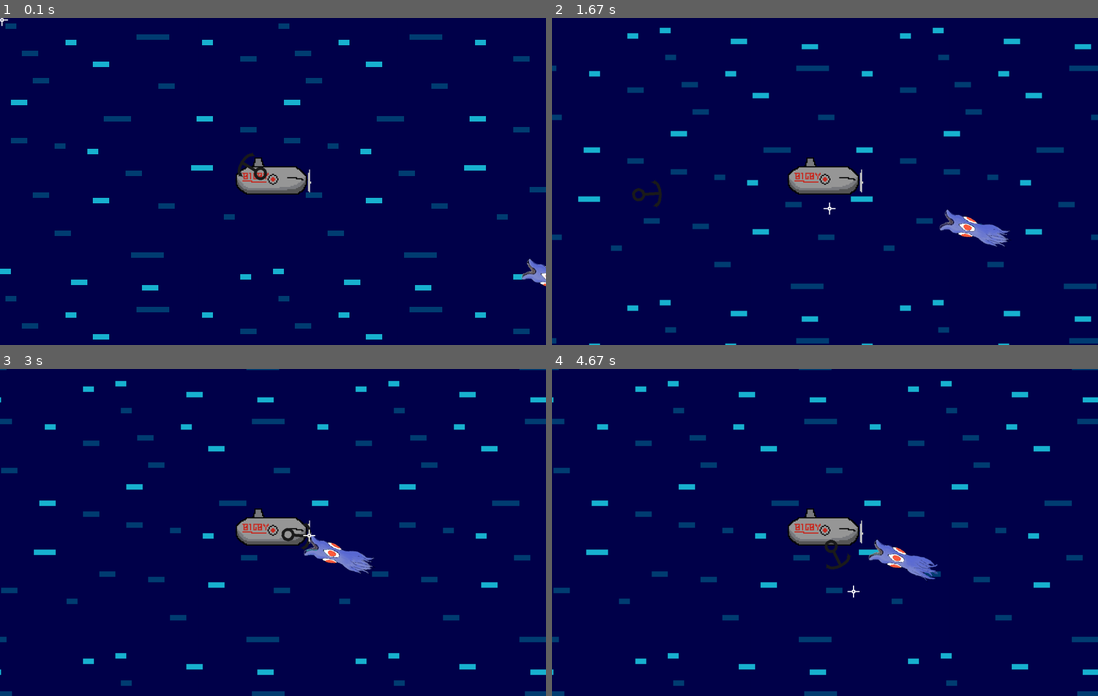
Above: before the commit, frames 1-4 (two rows, left to right).
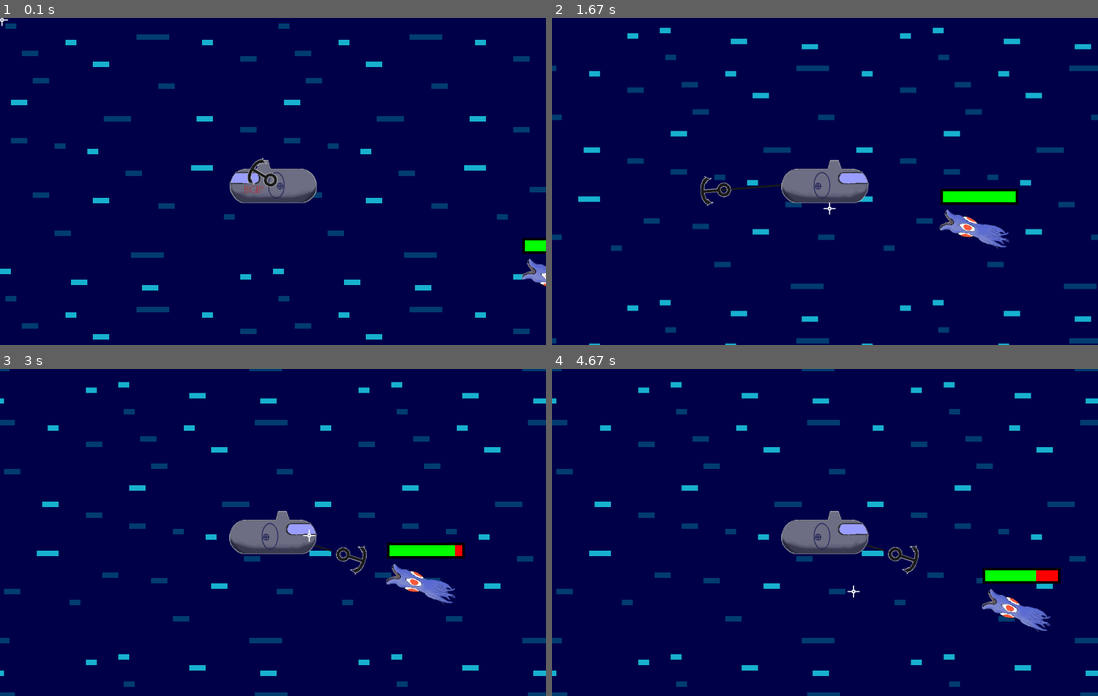
Above: after the commit, the same moments.

Repository: CurryMan1/Pygame-Halloween-GameJam-2023
Game: pygame game, started from main.py
The game is run twice, just before and just after one commit, with the same random seed, the same clock (stepped at 60 frames per second) and the same inputs.
Inputs (mouse positions are in pixels of both pictures, inside the frame that each line leads up to):
- Up to frame 1 (0.1 s): no input
- Up to frame 2 (1.67 s): press the mouse at (693, 184) at 0.37 s; move the mouse to (786, 217) at 0.47 s; release the mouse at (879, 253) at 0.6 s; tap Space at 0.73, 1.03 s; click (655, 132) at 0.75 s; press the mouse at (693, 184) at 1.2 s; move the mouse to (748, 224) at 1.3 s; release the mouse at (797, 266) at 1.43 s; press the mouse at (693, 184) at 1.53 s; move the mouse to (830, 207) at 1.63 s
- Up to frame 3 (3 s): release the mouse at (414, 584) at 1.77 s; press the mouse at (141, 535) at 1.87 s; move the mouse to (300, 578) at 1.97 s; release the mouse at (464, 617) at 2.1 s; press the mouse at (141, 535) at 2.2 s; move the mouse to (262, 506) at 2.3 s; release the mouse at (387, 473) at 2.43 s; click (464, 594) at 2.55 s; press the mouse at (464, 594) at 2.87 s; move the mouse to (311, 535) at 2.97 s
- Up to frame 4 (4.67 s): release the mouse at (704, 473) at 3.1 s; press the mouse at (1016, 594) at 3.2 s; move the mouse to (835, 624) at 3.3 s; release the mouse at (661, 653) at 3.43 s; press the mouse at (1016, 594) at 3.53 s; move the mouse to (868, 578) at 3.63 s; release the mouse at (715, 558) at 3.77 s; press the mouse at (1016, 594) at 3.87 s; move the mouse to (1005, 604) at 3.97 s; release the mouse at (994, 610) at 4.1 s; press the mouse at (1016, 594) at 4.2 s; move the mouse to (906, 516) at 4.3 s; release the mouse at (792, 434) at 4.43 s; press the mouse at (1016, 594) at 4.53 s; move the mouse to (852, 591) at 4.63 s

The runs differ from the first frame. In frame 1, 1.8% of the frame differs, in the area x 42-100%, y 41-73%; in frame 2, 2.8%; in frame 3, 6.2%; in frame 4, 6.4%, in the area x 0-100%, y 0-100%.

Commit message:
lots of tings

Diff:
--- a/entities.py
+++ b/entities.py
@@ -2,6 +2,26 @@
 import random
 from utils import *
 
+class Healthbar:
+    WIDTH = 200
+    HEIGHT = 30
+    BORDER = 7
+    def __init__(self, max_hp):
+        self.max_hp = max_hp
+        self.hp = max_hp
+
+    def draw(self, surf, midtop):
+        border = pygame.surface.Surface((self.WIDTH + self.BORDER * 2, self.HEIGHT + self.BORDER * 2))
+        border.fill(BLACK)
+        redbar = pygame.surface.Surface((self.WIDTH, self.HEIGHT))
+        redbar.fill(RED)
+        greenbar = pygame.surface.Surface((self.WIDTH * (self.hp / self.max_hp), self.HEIGHT))
+        greenbar.fill(GREEN)
+
+        redbar.blit(greenbar, (0, 0))
+        border.blit(redbar, (self.BORDER, self.BORDER))
+        surf.blit(border, (midtop[0] - self.WIDTH / 2, midtop[1] - self.HEIGHT-20))
+
 class Entity(pygame.sprite.Sprite):
     def __init__(self, x: int, y: int, image: pygame.surface.Surface):
         super().__init__()
@@ -20,13 +40,14 @@
     SPEED = 12
     WATER_RESISTANCE = 0.95 #for timesing
 
-    def __init__(self, x: int, y: int, image: pygame.surface.Surface):
-        super().__init__(x, y, image)
+    def __init__(self, x: int, y: int, images: list):
+        super().__init__(x, y, images[0])
 
         #(changeable) stats
         self.damage = 5
         self.shooting_delay = 20
 
+        self.images = images
         self.mask = pygame.mask.from_surface(self.image)
         self.og_img = self.image
         self.last_shot = self.shooting_delay
@@ -35,9 +56,19 @@
 
         self.on_cooldown = False
 
-    def update(self):
+    def update(self, mousex):
         self.x_vel *= self.WATER_RESISTANCE
         self.y_vel *= self.WATER_RESISTANCE
+
+        img = self.image
+
+        if mousex < WIDTH/2:
+            self.image = self.images[0]
+        else:
+            self.image = self.images[1]
+
+        if self.image != img:
+            self.mask = pygame.mask.from_surface(self.image)
 
         if self.last_shot < self.shooting_delay:
             self.last_shot += 1
@@ -46,6 +77,9 @@
             if abs(self.x_vel) < 1 and abs(self.y_vel) < 1:
                 self.on_cooldown = False
 
+    def hit(self, damage):
+        self.hp -= damage
+
 class Anchor(Entity):
     SPEED = 30
 
@@ -58,14 +92,15 @@
 
         self.mode = 'still'
 
-    def update(self, player_x_vel, player_y_vel):
+    def update(self, player_x_vel, player_y_vel, mouse_pos):
         if self.mode in ('still', 'return'):
             if self.mode == 'still':
-                x, y = pygame.mouse.get_pos()
+                x, y = mouse_pos
+                pos = pygame.math.Vector2(x, y) - self.rect.center
             else:
                 x, y = WIDTH / 2, HEIGHT / 2
-
-            pos = pygame.math.Vector2(x, y) - self.rect.center
+                pos = self.rect.center - pygame.math.Vector2(x, y)
+
             self.angle = pos.angle_to((0, 0))
             self.image = pygame.transform.rotate(self.og_img, self.angle - 90)
             self.rect = self.image.get_rect(center=self.rect.center)
@@ -75,8 +110,8 @@
             self.x_vel, self.y_vel = calculate_kb((x, y), self.rect.center, self.SPEED)
 
         if self.mode != 'still':
-            self.rect.x += self.x_vel + player_x_vel
-            self.rect.y += self.y_vel + player_y_vel
+            self.rect.x += self.x_vel+player_x_vel
+            self.rect.y += self.y_vel+player_y_vel
 
         if self.get_bound():
             self.mode = 'return'
@@ -92,7 +127,7 @@
 class Enemy(Entity):
     SPEED = 10
     WATER_RESISTANCE = 0.95
-    ANIMATION_DELAY = 4
+    ANIMATION_DELAY = 5
 
     def __init__(self, images):
         self.images = images
@@ -116,7 +151,7 @@
         self.animation_count = 0
 
         self.on_cooldown = False
-        self.hp = 100
+        self.healthbar = Healthbar(100)
 
     def update(self, player_x_vel, player_y_vel):
         self.animation_count += 1
@@ -146,8 +181,16 @@
         self.rect.x += self.x_vel + player_x_vel
         self.rect.y += self.y_vel + player_y_vel
 
+        #dead?
+        if self.healthbar.hp <= 0:
+            return True
+
+    def draw(self, disp: pygame.surface.Surface):
+        disp.blit(self.image, self.rect.topleft)
+        self.healthbar.draw(disp, self.rect.midtop)
+
     def hit(self, damage):
-        self.hp -= damage
+        self.healthbar.hp -= damage
 
 class Coin(Entity):
     BOUND = 3000
--- a/main.py
+++ b/main.py
@@ -13,14 +13,15 @@
 CLOCK = pygame.time.Clock()
 SCREEN = pygame.display.set_mode((WIDTH, HEIGHT))
 DISPLAY = pygame.surface.Surface((WIDTH, HEIGHT))
+
 pygame.display.set_caption('Thalassophobia')
 
 class Game:
     def __init__(self):
-        image = load_img('sub.png', True, 3)
+        images = load_imgs('sub', True, 0.6)
         #main sprites
-        self.player = Player(WIDTH / 2, HEIGHT / 2, image)
-        self.trident = Anchor(*self.player.rect.center, load_img('anchor.png', True, 0.25))
+        self.player = Player(WIDTH / 2, HEIGHT / 2, images)
+        self.anchor = Anchor(*self.player.rect.center, load_img('anchor.png', True, 0.25))
 
         #group
         self.enemies = []
@@ -56,17 +57,20 @@
             keys = pygame.key.get_pressed()
 
             if (keys[pygame.K_SPACE] or mouse_btns[2]) or mouse_btns[0]:
-                if not self.player.on_cooldown:
-                    if keys[pygame.K_SPACE] or mouse_btns[2]:
+                if keys[pygame.K_SPACE] or mouse_btns[2]:
+                    if not self.player.on_cooldown:
                         self.player.x_vel, self.player.y_vel =\
                             calculate_kb(self.player.rect.center, mouse_pos, self.player.SPEED)
                         self.player.og_img = self.player.image
 
-                #throw trident?
+                #throw anchor?
                 if mouse_btns[0]:
-                    if self.trident.mode == 'still' and not clicked:
-                        self.trident.mode = 'away'
-                        self.trident.x_vel, self.trident.y_vel = calculate_kb(mouse_pos, self.trident.rect.center, self.trident.SPEED)
+                    if not clicked:
+                        if self.anchor.mode == 'still':
+                            self.anchor.mode = 'away'
+                            self.anchor.x_vel, self.anchor.y_vel = calculate_kb(mouse_pos, self.anchor.rect.center, self.anchor.SPEED)
+                        elif self.anchor.mode == 'away':
+                            self.anchor.mode = 'return'
                     clicked = True
             else:
                 clicked = False
@@ -99,33 +103,40 @@
 
                 DISPLAY.blit(bg, (x, y))
 
+            #anchor line
+            pygame.draw.line(DISPLAY, GREY, self.anchor.rect.center, self.player.rect.center, 5)
+
             #enemies
             for enemy in self.enemies:
-                enemy.update(player_x_vel, player_y_vel)
+                if enemy.update(player_x_vel, player_y_vel):
+                    self.enemies.remove(enemy)
                 enemy.draw(DISPLAY)
 
             #player
-            self.player.update()
+            self.player.update(mouse_pos[0])
             self.player.draw(DISPLAY)
 
-            #trident
-            self.trident.update(player_x_vel, player_y_vel)
-            self.trident.draw(DISPLAY)
+            #anchor
+            self.anchor.update(player_x_vel, player_y_vel, mouse_pos)
+            self.anchor.draw(DISPLAY)
 
             #crosshair
             DISPLAY.blit(self.crosshair, (mouse_pos[0] - self.crosshair.get_width() / 2, mouse_pos[1] - self.crosshair.get_height() / 2))
 
             #COLLISION
-            #trident
-            if self.trident.mode == 'return':
-                #player-trident
-                if pygame.sprite.spritecollideany(self.player, [self.trident], pygame.sprite.collide_mask):
-                    self.trident.mode = 'still'
-                    self.trident.rect.center = self.player.rect.center
-            elif self.trident.mode == 'away':
-                #trident-enemies
-                for enemy in pygame.sprite.spritecollide(self.trident, self.enemies, False, pygame.sprite.collide_mask):
-                    self.trident.mode = 'return'
+            #anchor
+            if self.anchor.mode == 'return':
+                #player-anchor
+                if pygame.sprite.spritecollideany(self.player, [self.anchor], pygame.sprite.collide_mask):
+                    self.anchor.mode = 'still'
+                    self.anchor.rect.center = self.player.rect.center
+            elif self.anchor.mode == 'away':
+                #anchor-enemies
+                for enemy in pygame.sprite.spritecollide(self.anchor, self.enemies, False, pygame.sprite.collide_mask):
+                    enemy.hit(10)
+                    enemy.on_cooldown = True
+                    enemy.x_vel, enemy.y_vel = calculate_kb(enemy.rect.center, self.anchor.rect.center, 14)
+                    self.anchor.mode = 'return'
 
 
             #player-enemies
--- a/utils.py
+++ b/utils.py
@@ -5,11 +5,10 @@
 
 #colour
 WHITE = (255, 255, 255)
-COFFEE_BLUE = (192, 255, 238)
-DARK_BLUE = (28, 28, 122)
+GREEN = (0, 255, 0)
 RED = (255, 0, 0)
-ORANGE = (255, 115, 59)
-YELLOW = (255, 255, 0)
+GREY = (28, 28, 28)
+BLACK = (0, 0, 0)
 
 #font
 PIXEL_FONT = 'assets/other/pixel_font.ttf'
Not shown, changed: README.md
Binary file removed: assets/img/Sub.png
Binary file changed: assets/img/anchor.png
Binary file added: assets/img/sub/1.png
Binary file added: assets/img/sub/2.png
